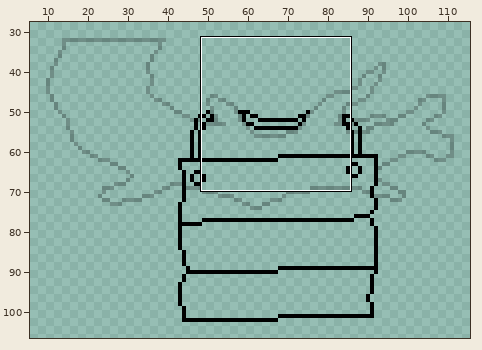
Pixel-art file -- OpenGL/Content/images/ui_0.aseprite. Above: a wide view before the commit, with the close-up outlined.
Close-up. As it was:
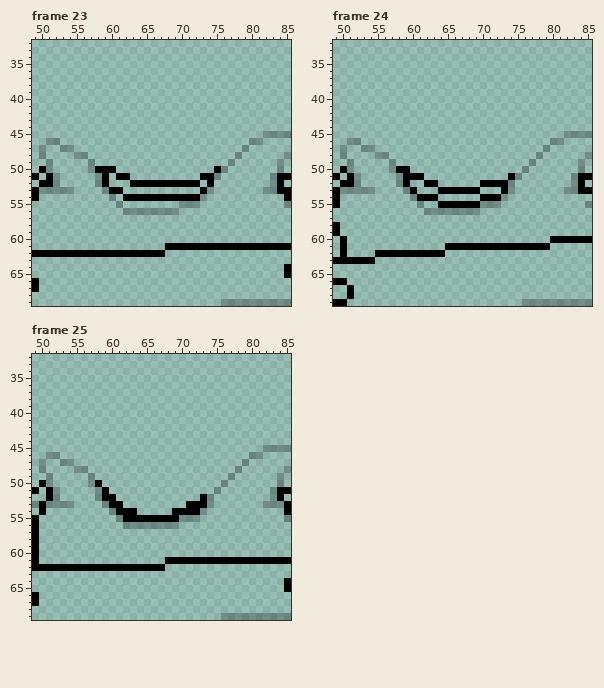
160x128 pixels, 26 frames. Shown: frame 23: x 49..85, y 32..69; frame 24: x 49..85, y 32..69; frame 25: x 49..85, y 32..69. The wide view leaves out empty margins. The commit also changed other frames or places, which this record leaves out.
Now the later version:
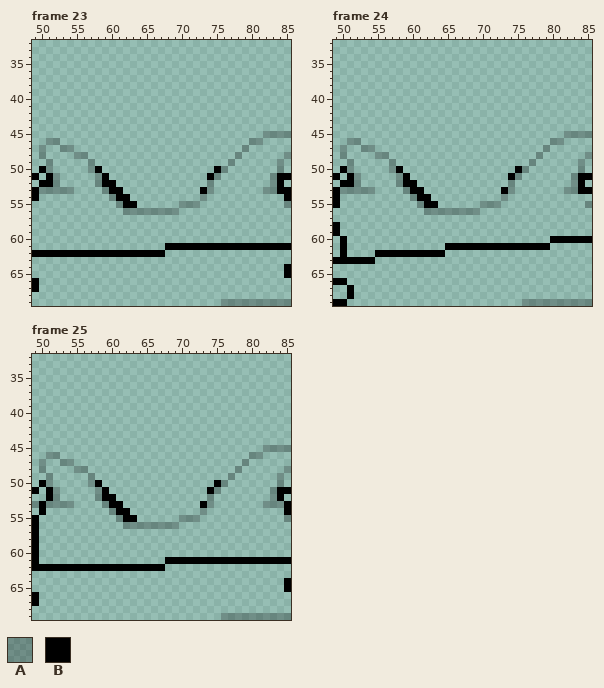
Palette (. is transparent): A #00000040  B #000000
Message: Made some alterations to the line art.
The edit:
Frame 23, layer "Layer 8":
The edit turns colour B into colour A in row 52 at x 74.
There is now colour B in row 52 at x 60; in row 54 at x 61; in row 55 at x 62 to 63.
The edit erases colour B in row 50 at x 59 to 60; in row 51 at x 61 to 62 and 73; in row 52 at x 63 to 72; in row 54 at x 63 to 72.
Frame 24, layer "Layer 8":
There is now colour B in row 50 at x 75; in row 52 at x 60; in row 53 at x 61; in row 55 at x 62 to 63.
The edit erases colour B in row 50 at x 59; in row 51 at x 60 to 61; in row 52 at x 62 to 63 and 70 to 73; in row 53 at x 64 to 69; in row 54 at x 63 and 70 to 72; in row 55 at x 64 to 69.
Frame 25, layer "Layer 8":
There is now colour B in row 50 at x 75; in row 51 at x 74.
The edit erases colour B in row 52 at x 73; in row 53 at x 71 to 72; in row 54 at x 63 and 69 to 72; in row 55 at x 64 to 69.
Changed places in both close-ups, as pixel boxes (x1, y1, x2, y2):
changed: (102, 166, 214, 208)
changed: (403, 166, 522, 208)
changed: (130, 480, 221, 522)
